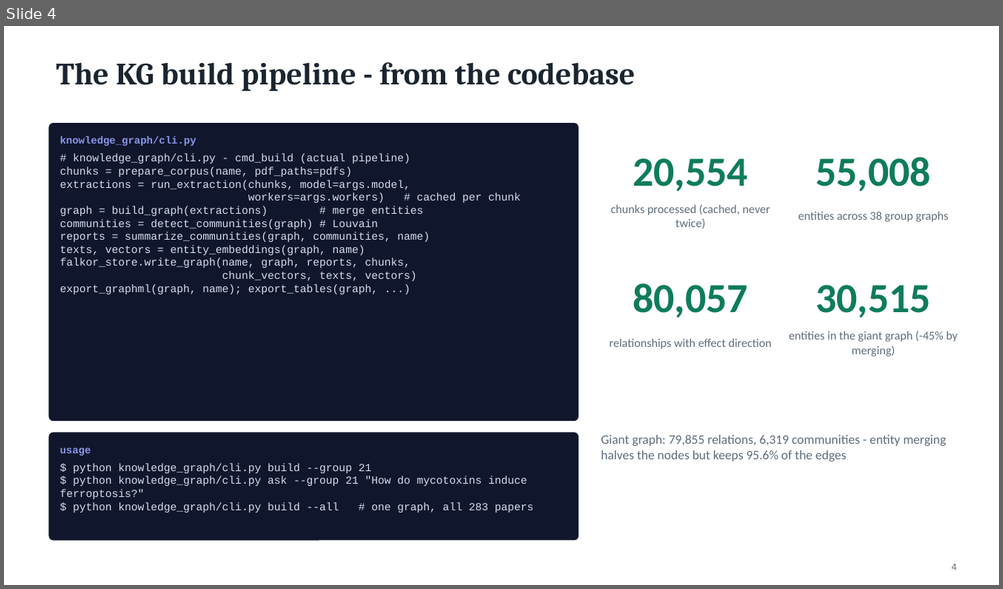
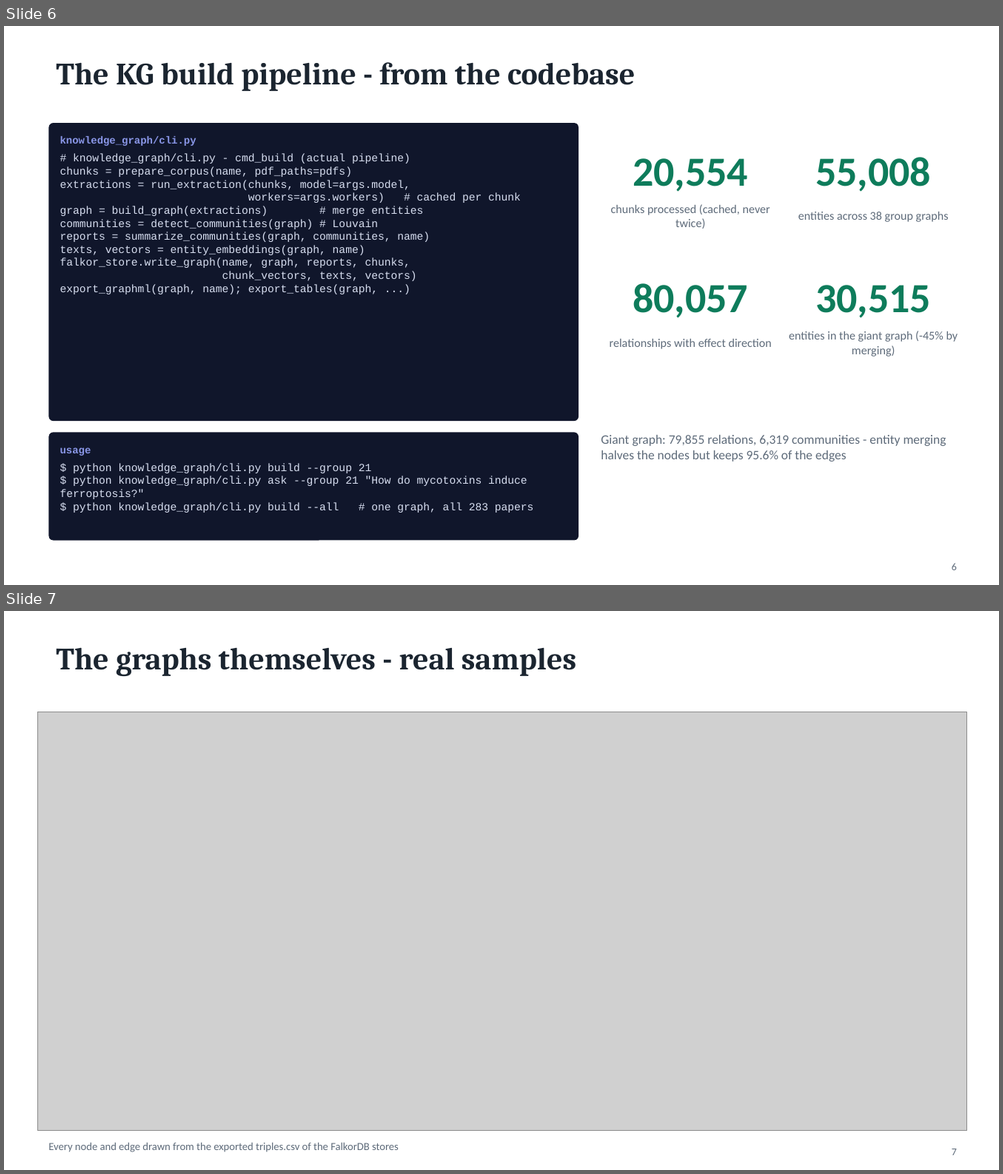
Before and after one commit to ssrikar1503/directed-studies-kgcompass, a slide deck: KGCompass_Midpoint_Presentation.pptx. Shown one above the other, each under a label of ours: slide 4 before the commit, slides 6 and 7 after it. The pictures are 1003x589 and 1003x1174 pixels, drawn with LibreOffice and Linux fonts; fonts in the diff are those of the drawing; grey boxes stand for pictures. Boxes give left, top, right and bottom in pixels: in the first picture for what was removed or moved away, otherwise in the second. Text is boxed around its words. In the diff, an @@ line names an element or a change of style, - is before the commit and + after.

Commit message:
Add KG/RAG sample visuals and workflow diagram slides to midpoint deck

```diff
--- a/KGCompass_Midpoint_Presentation.pptx
+++ b/KGCompass_Midpoint_Presentation.pptx
@@ slide 7 added at (4,611,999,1170), background #FFFFFF @@
@@ title added at (56,647,576,677), 30 pt, text #1B2530, bold @@
+The graphs themselves - real samples
@@ picture added at (37,712,967,1131) @@
@@ text added at (48,1143,398,1153), 10.5 pt, text #5E6B7A @@
+Every node and edge drawn from the exported triples.csv of the FalkorDB stores
@@ page number added at (951,1149,956,1156), 10 pt, text #5E6B7A @@
+7
@@ what was slide 4 is now slide 6 @@
@@ page number at (951,563,956,571): text changed @@
-4
+6
```
Also in this commit, not shown: 2 slides changed, 3 other slides added, 4 other files.
